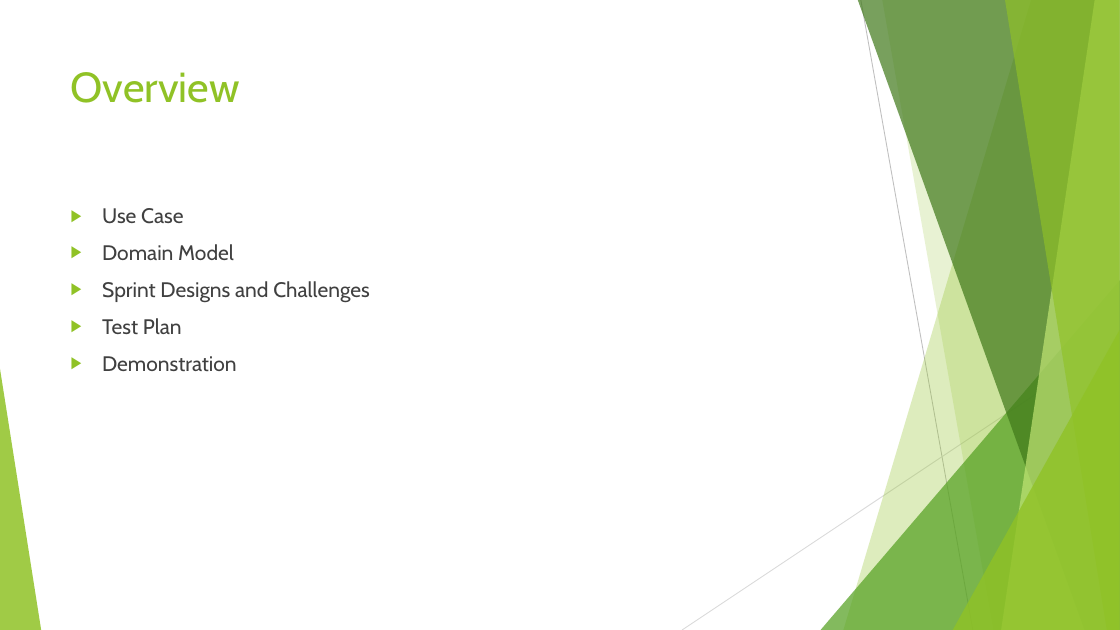
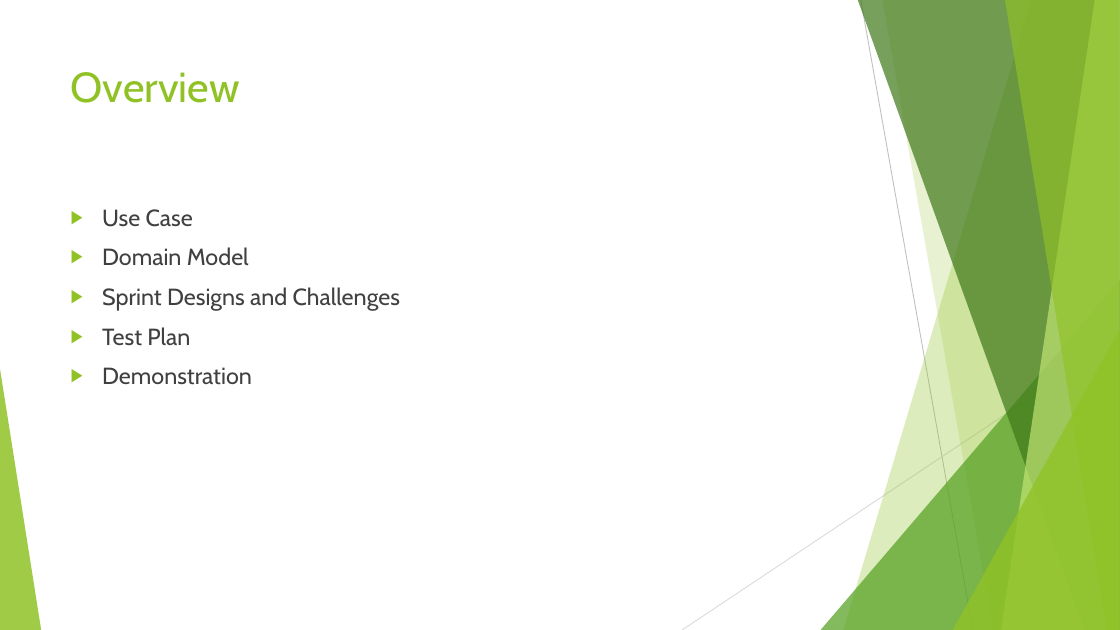
Before and after one commit to jamesonn/CS361_Final_Project, a slide deck: slide 2 of Chrono Timer v1.pptx. Drawn at 1120x630 pixels with LibreOffice and Linux fonts; fonts in the diff are those of the drawing. Boxes give left, top, right and bottom in pixels: in the first picture for what was removed or moved away, otherwise in the second. Text is boxed around its words. In the diff, an @@ line names an element or a change of style, - is before the commit and + after.

```diff
--- a/Chrono Timer v1.pptx
+++ b/Chrono Timer v1.pptx
@@ text "Use Case" at [102,209,400,385]: size 18 to 20 pt @@
```
Also in this commit, not shown: 1 other slide changed, 2 other files.
